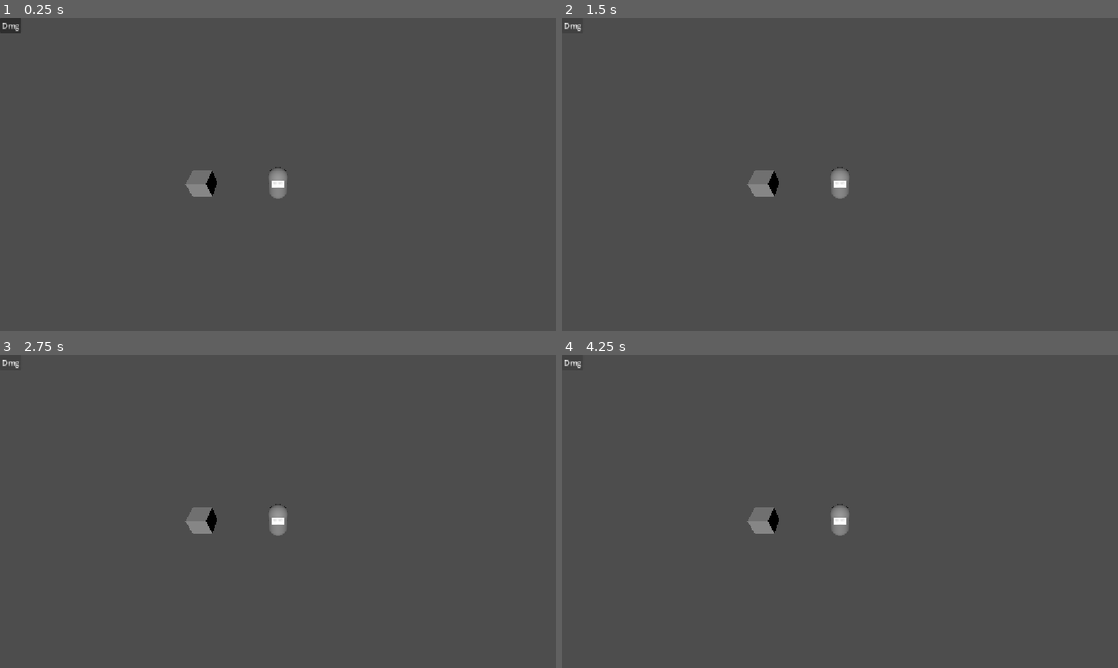
Above: before the commit, frames 1-4 (two rows, left to right).
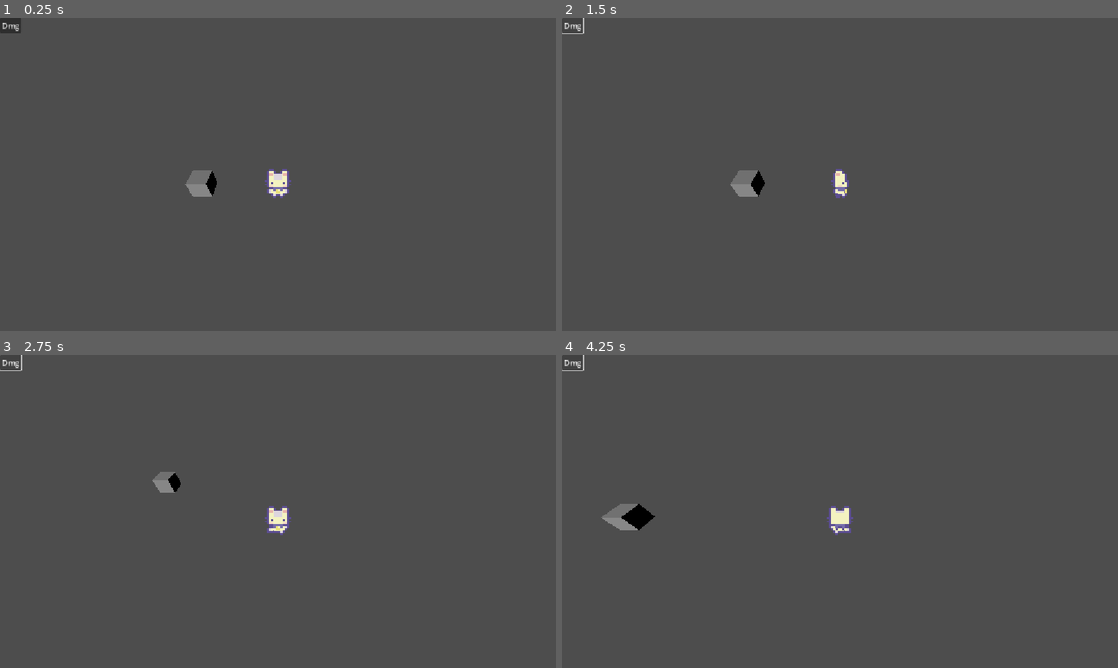
Above: after the commit, the same moments.

Repository: Hadri1005/projet-bomberman
Game: Godot game, scene res://main.tscn
Same seed, same stepped clock (60 frames per second), same inputs: the game is played once before the commit and once after it.
Inputs:
- Up to frame 1 (0.25 s): no input
- Up to frame 2 (1.5 s): click "Dmg" at 0.5 s; tap Enter at 1.25 s; hold D (ui_right, bound only after the commit) from 1.28 s (still down)
- Up to frame 3 (2.75 s): release D (ui_right, bound only after the commit) at 2.03 s; hold S (ui_down, bound only after the commit) from 2.03 s (still down)
- Up to frame 4 (4.25 s): release S (ui_down, bound only after the commit) at 2.78 s; hold D (ui_right, bound only after the commit) 2.78-3.53 s; hold Z (ui_up, bound only after the commit) from 3.53 s (still down)

The runs differ from the first frame. In frame 1, 0.3% of the frame differs, in the area x 47-53%, y 47-58%; in frame 2, 0.9%; in frame 3, 1.0%; in frame 4, 1.3%, in the area x 0-53%, y 0-58%.

Commit message:
ajout skin joueur et ecran de mort

Diff:
--- a/joueur/joueur.gd
+++ b/joueur/joueur.gd
@@ -4,6 +4,9 @@
 const SPEED = 5.0
 @export var max_health: int = 3
 var current_health: int
+var last_direction: String = "south"
+@onready var sprite: AnimatedSprite3D = $AnimatedSprite3D
+
 @export var spawn_point: Vector3 = Vector3(0, 0, 0)
 func _ready() -> void:
 	current_health = max_health
@@ -17,20 +20,43 @@
 
 func die() -> void:
 	print("Player died!")
+	var death_screen = get_node_or_null("../mort")
+	if death_screen:
+		death_screen.show()
+	get_tree().paused = true
 
 func _physics_process(delta: float) -> void:
 
 	# Get the input direction and handle the movement/deceleration.
-	# As good practice, you should replace UI actions with custom gameplay actions.
 	var input_dir := Input.get_vector("ui_left", "ui_right", "ui_up", "ui_down")
 	var direction := (transform.basis * Vector3(input_dir.x, 0, input_dir.y)).normalized()
-	if direction:
+
+	if direction != Vector3.ZERO:
 		velocity.x = direction.x * SPEED
 		velocity.z = direction.z * SPEED
+
+		last_direction = get_cardinal_direction(direction)
+		sprite.play("walk_" + last_direction)
 	else:
 		velocity.x = move_toward(velocity.x, 0, SPEED)
 		velocity.z = move_toward(velocity.z, 0, SPEED)
 
+		sprite.play("idle_" + last_direction)
+
 	move_and_slide()
+
+func get_cardinal_direction(dir: Vector3) -> String:
+	var angle := atan2(dir.x, dir.z)
+	var angle_deg := rad_to_deg(angle)
+
+	if angle_deg > -45 and angle_deg <= 45:
+		return "south"
+	elif angle_deg > 45 and angle_deg <= 135:
+		return "east"
+	elif angle_deg > -135 and angle_deg <= -45:
+		return "west"
+	else:
+		return "north"
+
 func _on_button_pressed() -> void:
 	take_damage() # Replace with function body.
--- a/joueur/joueur.tscn
+++ b/joueur/joueur.tscn
@@ -1,25 +1,167 @@
 [gd_scene format=3 uid="uid://fjp4ytm60k1j"]
 
 [ext_resource type="Script" uid="uid://cjavgay80f04o" path="res://joueur/joueur.gd" id="1_bgbhk"]
-[ext_resource type="Texture2D" uid="uid://bclrhk07v1oni" path="res://Sans titre.png" id="2_ld8tl"]
-
-[sub_resource type="CapsuleMesh" id="CapsuleMesh_x8p52"]
-
-[sub_resource type="AtlasTexture" id="AtlasTexture_pnbb7"]
-atlas = ExtResource("2_ld8tl")
-region = Rect2(237.23523, 118.51514, 289.89185, 238.64832)
+[ext_resource type="Texture2D" uid="uid://dp5a7xiwouvh2" path="res://assets/Characters/Basic Charakter Spritesheet.png" id="2_ld8tl"]
 
 [sub_resource type="BoxShape3D" id="BoxShape3D_pnbb7"]
 
+[sub_resource type="AtlasTexture" id="AtlasTexture_ld8tl"]
+atlas = ExtResource("2_ld8tl")
+region = Rect2(0, 144, 48, 48)
+
+[sub_resource type="AtlasTexture" id="AtlasTexture_tefl2"]
+atlas = ExtResource("2_ld8tl")
+region = Rect2(48, 144, 48, 48)
+
+[sub_resource type="AtlasTexture" id="AtlasTexture_ll0ur"]
+atlas = ExtResource("2_ld8tl")
+region = Rect2(0, 48, 48, 48)
+
+[sub_resource type="AtlasTexture" id="AtlasTexture_a0gvd"]
+atlas = ExtResource("2_ld8tl")
+region = Rect2(48, 48, 48, 48)
+
+[sub_resource type="AtlasTexture" id="AtlasTexture_xqvgb"]
+atlas = ExtResource("2_ld8tl")
+region = Rect2(0, 0, 48, 48)
+
+[sub_resource type="AtlasTexture" id="AtlasTexture_720wf"]
+atlas = ExtResource("2_ld8tl")
+region = Rect2(48, 0, 48, 48)
+
+[sub_resource type="AtlasTexture" id="AtlasTexture_p2daq"]
+atlas = ExtResource("2_ld8tl")
+region = Rect2(0, 96, 48, 48)
+
+[sub_resource type="AtlasTexture" id="AtlasTexture_pln42"]
+atlas = ExtResource("2_ld8tl")
+region = Rect2(48, 96, 48, 48)
+
+[sub_resource type="AtlasTexture" id="AtlasTexture_jlblc"]
+atlas = ExtResource("2_ld8tl")
+region = Rect2(96, 144, 48, 48)
+
+[sub_resource type="AtlasTexture" id="AtlasTexture_gq5fc"]
+atlas = ExtResource("2_ld8tl")
+region = Rect2(144, 144, 48, 48)
+
+[sub_resource type="AtlasTexture" id="AtlasTexture_f0xef"]
+atlas = ExtResource("2_ld8tl")
+region = Rect2(96, 48, 48, 48)
+
+[sub_resource type="AtlasTexture" id="AtlasTexture_pin7l"]
+atlas = ExtResource("2_ld8tl")
+region = Rect2(144, 48, 48, 48)
+
+[sub_resource type="AtlasTexture" id="AtlasTexture_o42at"]
+atlas = ExtResource("2_ld8tl")
+region = Rect2(96, 0, 48, 48)
+
+[sub_resource type="AtlasTexture" id="AtlasTexture_uswo7"]
+atlas = ExtResource("2_ld8tl")
+region = Rect2(144, 0, 48, 48)
+
+[sub_resource type="AtlasTexture" id="AtlasTexture_dasju"]
+atlas = ExtResource("2_ld8tl")
+region = Rect2(96, 96, 48, 48)
+
+[sub_resource type="AtlasTexture" id="AtlasTexture_plyhm"]
+atlas = ExtResource("2_ld8tl")
+region = Rect2(144, 96, 48, 48)
+
+[sub_resource type="SpriteFrames" id="SpriteFrames_bgbhk"]
+animations = [{
+"frames": [{
+"duration": 1.0,
+"texture": SubResource("AtlasTexture_ld8tl")
+}, {
+"duration": 1.0,
+"texture": SubResource("AtlasTexture_tefl2")
+}],
+"loop": 1,
+"name": &"idle_east",
+"speed": 5.0
+}, {
+"frames": [{
+"duration": 1.0,
+"texture": SubResource("AtlasTexture_ll0ur")
+}, {
+"duration": 1.0,
+"texture": SubResource("AtlasTexture_a0gvd")
+}],
+"loop": 1,
+"name": &"idle_north",
+"speed": 5.0
+}, {
+"frames": [{
+"duration": 1.0,
+"texture": SubResource("AtlasTexture_xqvgb")
+}, {
+"duration": 1.0,
+"texture": SubResource("AtlasTexture_720wf")
+}],
+"loop": 1,
+"name": &"idle_south",
+"speed": 5.0
+}, {
+"frames": [{
+"duration": 1.0,
+"texture": SubResource("AtlasTexture_p2daq")
+}, {
+"duration": 1.0,
+"texture": SubResource("AtlasTexture_pln42")
+}],
+"loop": 1,
+"name": &"idle_west",
+"speed": 5.0
+}, {
+"frames": [{
+"duration": 1.0,
+"texture": SubResource("AtlasTexture_jlblc")
+}, {
+"duration": 1.0,
+"texture": SubResource("AtlasTexture_gq5fc")
+}],
+"loop": 1,
+"name": &"walk_east",
+"speed": 5.0
+}, {
+"frames": [{
+"duration": 1.0,
+"texture": SubResource("AtlasTexture_f0xef")
+}, {
+"duration": 1.0,
+"texture": SubResource("AtlasTexture_pin7l")
+}],
+"loop": 1,
+"name": &"walk_north",
+"speed": 5.0
+}, {
+"frames": [{
+"duration": 1.0,
+"texture": SubResource("AtlasTexture_o42at")
+}, {
+"duration": 1.0,
+"texture": SubResource("AtlasTexture_uswo7")
+}],
+"loop": 1,
+"name": &"walk_south",
+"speed": 5.0
+}, {
+"frames": [{
+"duration": 1.0,
+"texture": SubResource("AtlasTexture_dasju")
+}, {
+"duration": 1.0,
+"texture": SubResource("AtlasTexture_plyhm")
+}],
+"loop": 1,
+"name": &"walk_west",
+"speed": 5.0
+}]
+
 [node name="CharacterBody3D" type="CharacterBody3D" unique_id=2072773866]
 script = ExtResource("1_bgbhk")
-
-[node name="MeshInstance3D" type="MeshInstance3D" parent="." unique_id=1454906721]
-mesh = SubResource("CapsuleMesh_x8p52")
-
-[node name="Sprite3D" type="Sprite3D" parent="MeshInstance3D" unique_id=292257439]
-transform = Transform3D(0.2, 0, 0, 0, 0.2, 0, 0, 0, 0.2, 0, 0.5, 0.5098035)
-texture = SubResource("AtlasTexture_pnbb7")
 
 [node name="CollisionShape3D" type="CollisionShape3D" parent="." unique_id=104331484]
 transform = Transform3D(1.04, 0, 0, 0, 1.88, 0, 0, 0, 1.005, 0, 0.075, 0)
@@ -28,3 +170,11 @@
 [node name="Camera3D" type="Camera3D" parent="." unique_id=712657095]
 transform = Transform3D(1, 0, 0, 0, 0.7071068, 0.7071068, 0, -0.7071068, 0.7071068, 0, 6.161573, 5.4887776)
 fov = 90.0
+
+[node name="AnimatedSprite3D" type="AnimatedSprite3D" parent="." unique_id=669150896]
+transform = Transform3D(9.6, 0, 0, 0, 9.6, 0, 0, 0, 9.6, 0, 0, 0)
+billboard = 1
+texture_filter = 0
+sprite_frames = SubResource("SpriteFrames_bgbhk")
+animation = &"idle_south"
+frame_progress = 0.97311604
--- a/main.tscn
+++ b/main.tscn
@@ -2,6 +2,7 @@
 
 [ext_resource type="PackedScene" uid="uid://fjp4ytm60k1j" path="res://joueur/joueur.tscn" id="1_ig7tw"]
 [ext_resource type="Script" uid="uid://b6mdtuu1flkjn" path="res://button.gd" id="2_0xm2m"]
+[ext_resource type="PackedScene" uid="uid://c078thqfxo4xx" path="res://mort/mort.tscn" id="3_h2yge"]
 
 [sub_resource type="BoxMesh" id="BoxMesh_x8p52"]
 
@@ -31,5 +32,8 @@
 text = "Dmg"
 script = ExtResource("2_0xm2m")
 
+[node name="mort" parent="." unique_id=1865817844 instance=ExtResource("3_h2yge")]
+visible = false
+
 [connection signal="pressed" from="Button" to="CharacterBody3D" method="_on_button_pressed"]
 [connection signal="pressed" from="Button" to="Button" method="_on_pressed"]
--- /dev/null
+++ b/mort/mort.gd
@@ -0,0 +1,18 @@
+extends Control
+
+
+# Called when the node enters the scene tree for the first time.
+func _ready() -> void:
+	process_mode = PROCESS_MODE_ALWAYS # Replace with function body.
+
+
+# Called every frame. 'delta' is the elapsed time since the previous frame.
+func _process(delta: float) -> void:
+	pass
+
+func _on_restart_button_pressed() -> void:
+	get_tree().paused = false
+	get_tree().reload_current_scene()
+
+func _on_quit_button_pressed() -> void:
+	get_tree().quit()
--- /dev/null
+++ b/mort/mort.tscn
@@ -0,0 +1,81 @@
+[gd_scene format=3 uid="uid://c078thqfxo4xx"]
+
+[ext_resource type="Script" uid="uid://fhyc4hswoq1q" path="res://mort/mort.gd" id="1_nspwh"]
+
+[sub_resource type="SystemFont" id="SystemFont_nspwh"]
+
+[sub_resource type="LabelSettings" id="LabelSettings_rn2ns"]
+font = SubResource("SystemFont_nspwh")
+
+[sub_resource type="Theme" id="Theme_x8p52"]
+
+[node name="Control" type="Control" unique_id=1865817844]
+layout_mode = 3
+anchors_preset = 15
+anchor_right = 1.0
+anchor_bottom = 1.0
+grow_horizontal = 2
+grow_vertical = 2
+script = ExtResource("1_nspwh")
+
+[node name="ColorRect" type="ColorRect" parent="." unique_id=1391223514]
+layout_mode = 1
+anchors_preset = 15
+anchor_right = 1.0
+anchor_bottom = 1.0
+grow_horizontal = 2
+grow_vertical = 2
+color = Color(0.00069389754, 0.00069389766, 0.0006938976, 1)
+
+[node name="Label" type="Label" parent="." unique_id=2074020370]
+layout_mode = 1
+anchors_preset = 8
+anchor_left = 0.5
+anchor_top = 0.5
+anchor_right = 0.5
+anchor_bottom = 0.5
+offset_left = -118.0
+offset_top = -82.0
+offset_right = -1.0
+offset_bottom = -59.0
+grow_horizontal = 2
+grow_vertical = 2
+scale = Vector2(2.005, 2.005)
+text = "Vous êtes mort"
+label_settings = SubResource("LabelSettings_rn2ns")
+horizontal_alignment = 1
+vertical_alignment = 1
+
+[node name="RestartButton" type="Button" parent="." unique_id=1674752074]
+layout_mode = 1
+anchors_preset = 8
+anchor_left = 0.5
+anchor_top = 0.5
+anchor_right = 0.5
+anchor_bottom = 0.5
+offset_left = -52.0
+offset_top = -15.5
+offset_right = 52.0
+offset_bottom = 15.5
+grow_horizontal = 2
+grow_vertical = 2
+theme = SubResource("Theme_x8p52")
+text = "Recomencer"
+
+[node name="QuitButton" type="Button" parent="." unique_id=912102826]
+layout_mode = 1
+anchors_preset = 8
+anchor_left = 0.5
+anchor_top = 0.5
+anchor_right = 0.5
+anchor_bottom = 0.5
+offset_left = -55.0
+offset_top = 20.695007
+offset_right = 55.0
+offset_bottom = 51.695007
+grow_horizontal = 2
+grow_vertical = 2
+text = "Quitter le jeu"
+
+[connection signal="pressed" from="RestartButton" to="." method="_on_restart_button_pressed"]
+[connection signal="pressed" from="QuitButton" to="." method="_on_quit_button_pressed"]
--- a/project.godot
+++ b/project.godot
@@ -20,6 +20,37 @@
 window/stretch/mode="canvas_items"
 window/stretch/aspect="expand"
 
+[input]
+
+ui_left={
+"deadzone": 0.5,
+"events": [Object(InputEventKey,"resource_local_to_scene":false,"resource_name":"","device":-1,"window_id":0,"alt_pressed":false,"shift_pressed":false,"ctrl_pressed":false,"meta_pressed":false,"pressed":false,"keycode":81,"physical_keycode":0,"key_label":0,"unicode":113,"location":0,"echo":false,"script":null)
+, Object(InputEventJoypadButton,"resource_local_to_scene":false,"resource_name":"","device":-1,"button_index":13,"pressure":0.0,"pressed":false,"script":null)
+, Object(InputEventJoypadMotion,"resource_local_to_scene":false,"resource_name":"","device":-1,"axis":0,"axis_value":-1.0,"script":null)
+]
+}
+ui_right={
+"deadzone": 0.5,
+"events": [Object(InputEventKey,"resource_local_to_scene":false,"resource_name":"","device":-1,"window_id":0,"alt_pressed":false,"shift_pressed":false,"ctrl_pressed":false,"meta_pressed":false,"pressed":false,"keycode":68,"physical_keycode":0,"key_label":0,"unicode":100,"location":0,"echo":false,"script":null)
+, Object(InputEventJoypadButton,"resource_local_to_scene":false,"resource_name":"","device":-1,"button_index":14,"pressure":0.0,"pressed":false,"script":null)
+, Object(InputEventJoypadMotion,"resource_local_to_scene":false,"resource_name":"","device":-1,"axis":0,"axis_value":1.0,"script":null)
+]
+}
+ui_up={
+"deadzone": 0.5,
+"events": [Object(InputEventKey,"resource_local_to_scene":false,"resource_name":"","device":-1,"window_id":0,"alt_pressed":false,"shift_pressed":false,"ctrl_pressed":false,"meta_pressed":false,"pressed":false,"keycode":90,"physical_keycode":0,"key_label":0,"unicode":122,"location":0,"echo":false,"script":null)
+, Object(InputEventJoypadButton,"resource_local_to_scene":false,"resource_name":"","device":-1,"button_index":11,"pressure":0.0,"pressed":false,"script":null)
+, Object(InputEventJoypadMotion,"resource_local_to_scene":false,"resource_name":"","device":-1,"axis":1,"axis_value":-1.0,"script":null)
+]
+}
+ui_down={
+"deadzone": 0.5,
+"events": [Object(InputEventKey,"resource_local_to_scene":false,"resource_name":"","device":-1,"window_id":0,"alt_pressed":false,"shift_pressed":false,"ctrl_pressed":false,"meta_pressed":false,"pressed":false,"keycode":83,"physical_keycode":0,"key_label":0,"unicode":115,"location":0,"echo":false,"script":null)
+, Object(InputEventJoypadButton,"resource_local_to_scene":false,"resource_name":"","device":-1,"button_index":12,"pressure":0.0,"pressed":false,"script":null)
+, Object(InputEventJoypadMotion,"resource_local_to_scene":false,"resource_name":"","device":-1,"axis":1,"axis_value":1.0,"script":null)
+]
+}
+
 [physics]
 
 3d/physics_engine="Jolt Physics"
Binary file added: assets/Characters/Basic Charakter Actions.png
Not shown, added: assets/Characters/Basic Charakter Actions.png.import
Binary file added: assets/Characters/Basic Charakter Spritesheet.png
Not shown, added: assets/Characters/Basic Charakter Spritesheet.png.import
Binary file added: assets/Characters/Egg_And_Nest.png
Not shown, added: assets/Characters/Egg_And_Nest.png.import
Binary file added: assets/Characters/Free Chicken Sprites.png
Not shown, added: assets/Characters/Free Chicken Sprites.png.import
Binary file added: assets/Characters/Free Cow Sprites.png
Not shown, added: assets/Characters/Free Cow Sprites.png.import
Binary file added: assets/Characters/Tools.png
Not shown, added: assets/Characters/Tools.png.import
(and 72 more such lines)
